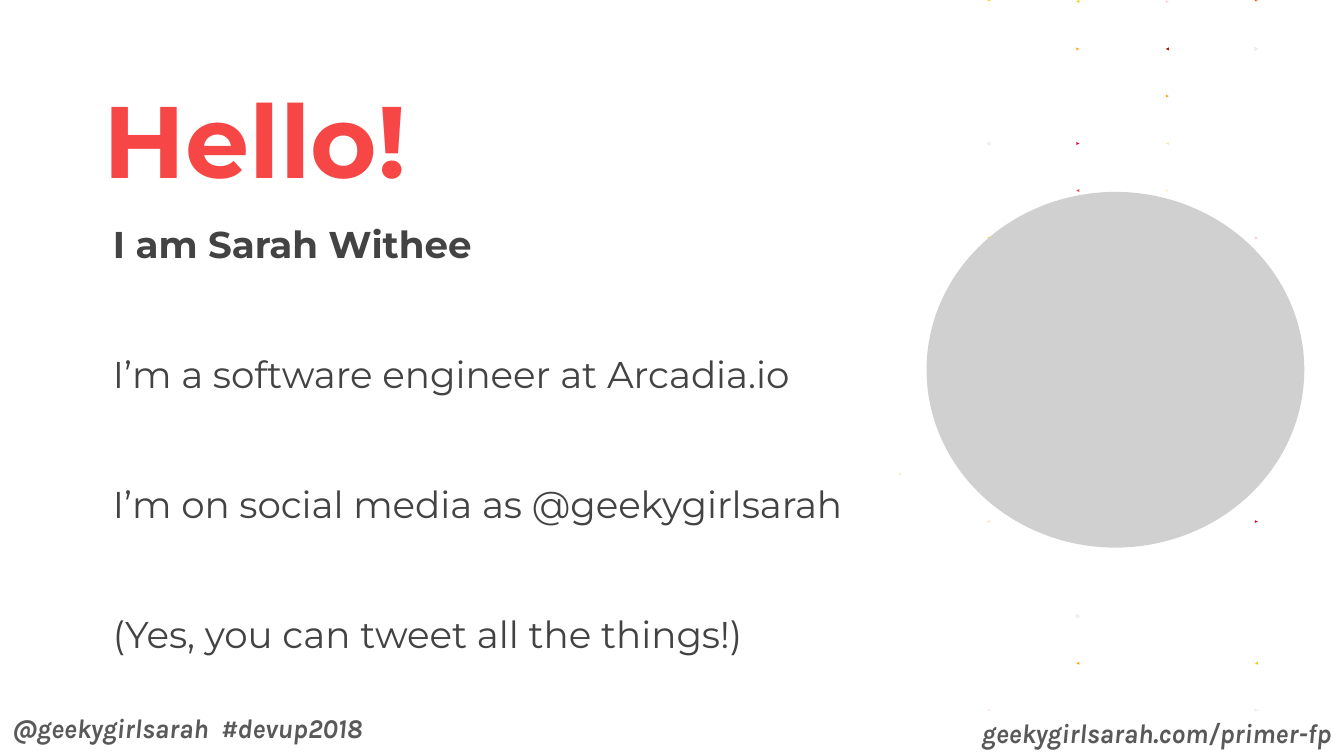
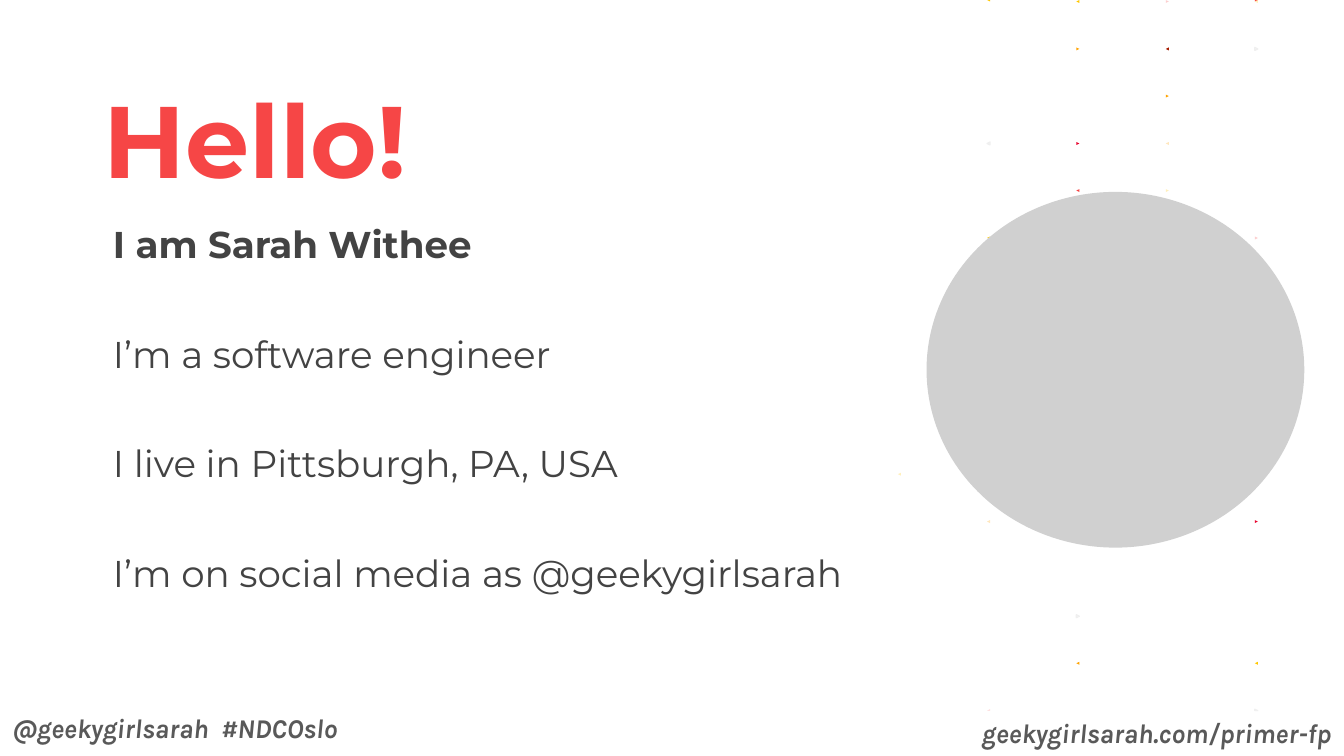
Before and after one commit to geekygirlsarah/talk-a_primer_on_functional_programming, a slide deck: slide 7 of A Primer on Functional Programming (LibreOffice).odp (slide 6 before the commit). Drawn at 1344x756 pixels with LibreOffice and Linux fonts; fonts in the diff are those of the drawing; grey boxes stand for pictures. Boxes give left, top, right and bottom in pixels: in the first picture for what was removed or moved away, otherwise in the second. Text is boxed around its words. In the diff, an @@ line names an element or a change of style, - is before the commit and + after.

```diff
--- a/A Primer on Functional Programming (LibreOffice).odp
+++ b/A Primer on Functional Programming (LibreOffice).odp
@@ subtitle at (113,340,618,485): text changed @@
-I’m a software engineer at Arcadia.io
+I’m a software engineer
+I live in Pittsburgh, PA, USA
@@ subtitle at (113,620,742,656): paragraph removed @@
-(Yes, you can tweet all the things!)
@@ text at (12,719,338,745): text changed @@
-@geekygirlsarah #devup2018
+@geekygirlsarah #NDCOslo
```
Also in this commit, not shown: 60 other slides changed, 5 slides added, 1 other file.
